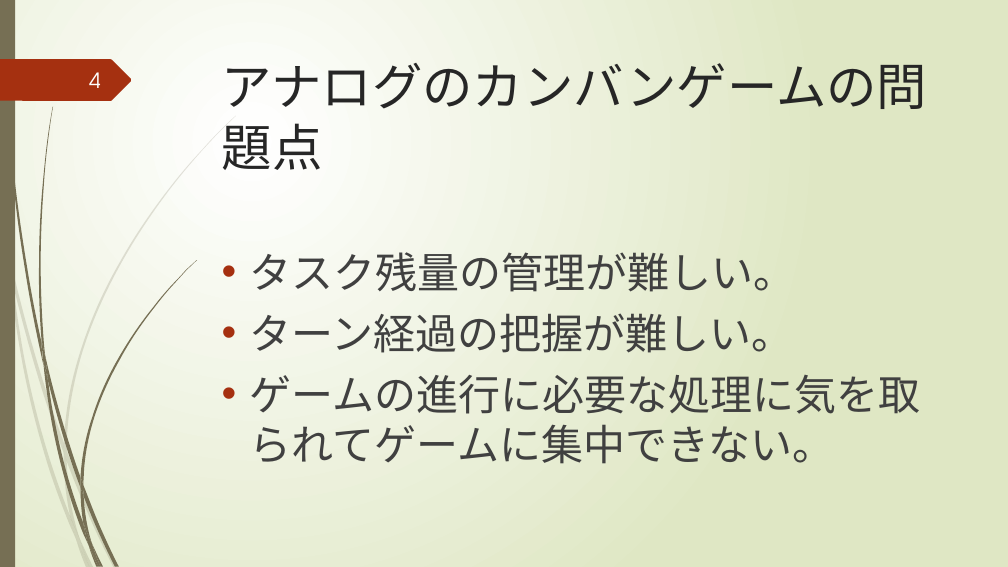
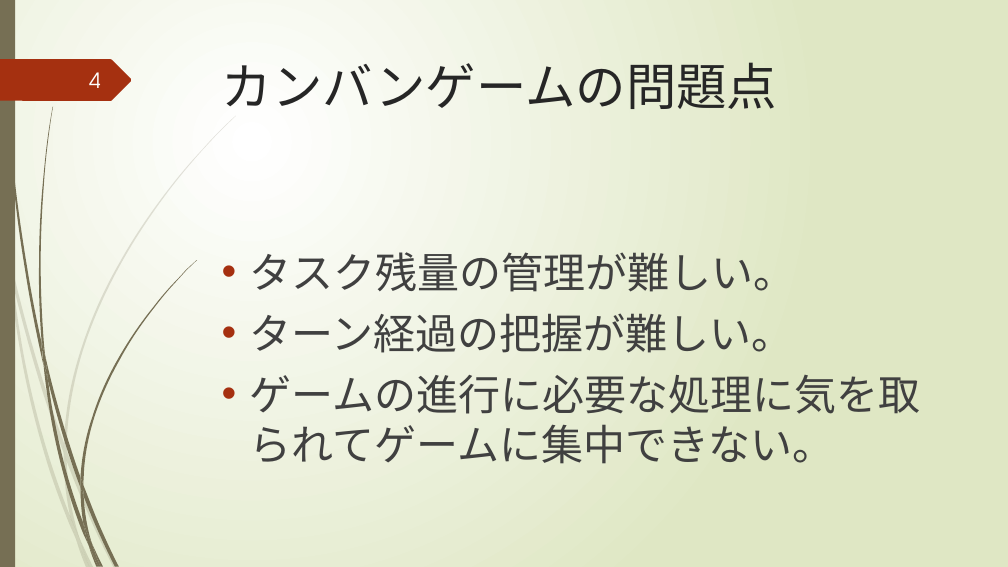
Before and after one commit to igakilab/sotuken_maeda, a slide deck: slide 4 of 卒研発表.pptx. Drawn at 1008x567 pixels with LibreOffice and Linux fonts; fonts in the diff are those of the drawing. Boxes give left, top, right and bottom in pixels: in the first picture for what was removed or moved away, otherwise in the second. Text is boxed around its words. In the diff, an @@ line names an element or a change of style, - is before the commit and + after.

```diff
--- a/卒研発表.pptx
+++ b/卒研発表.pptx
@@ title at box(222, 62, 777, 109): text changed @@
-アナログのカンバンゲームの問題点
+カンバンゲームの問題点
```
Also in this commit, not shown: 1 other slide changed, 2 slides added.
